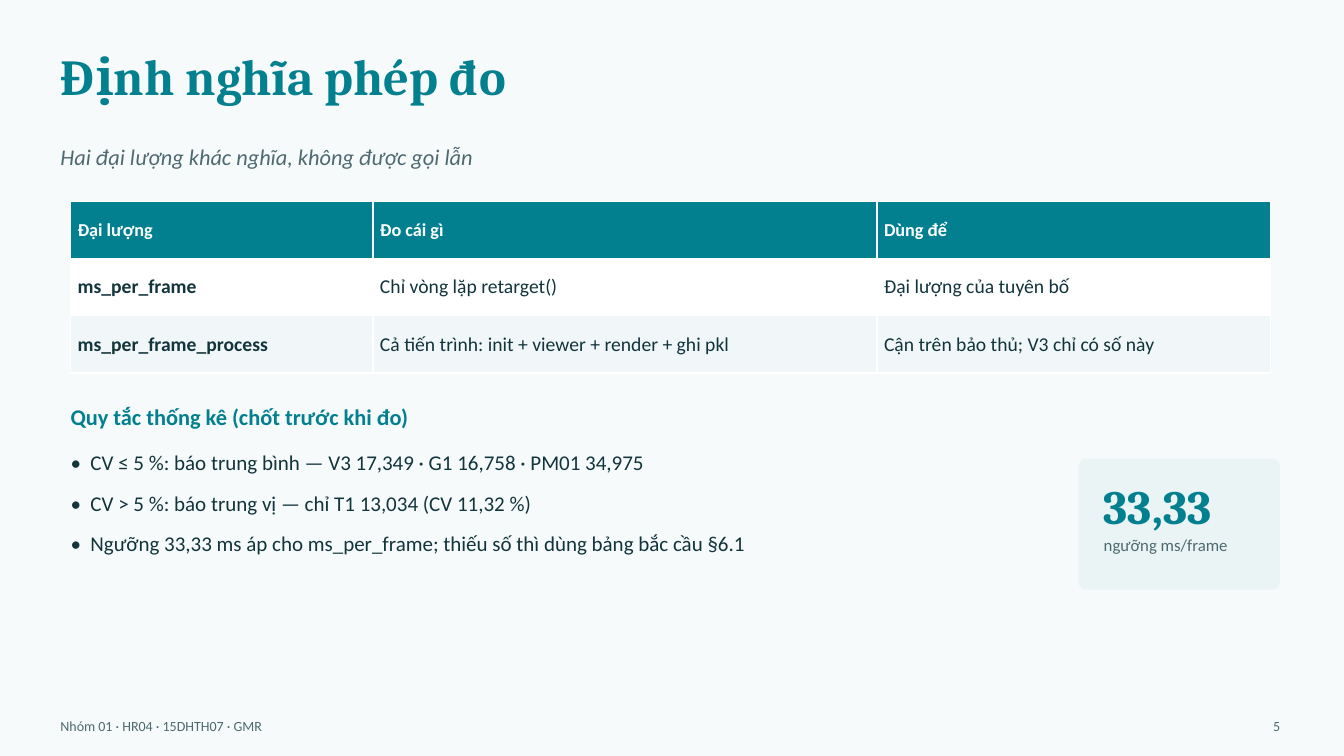
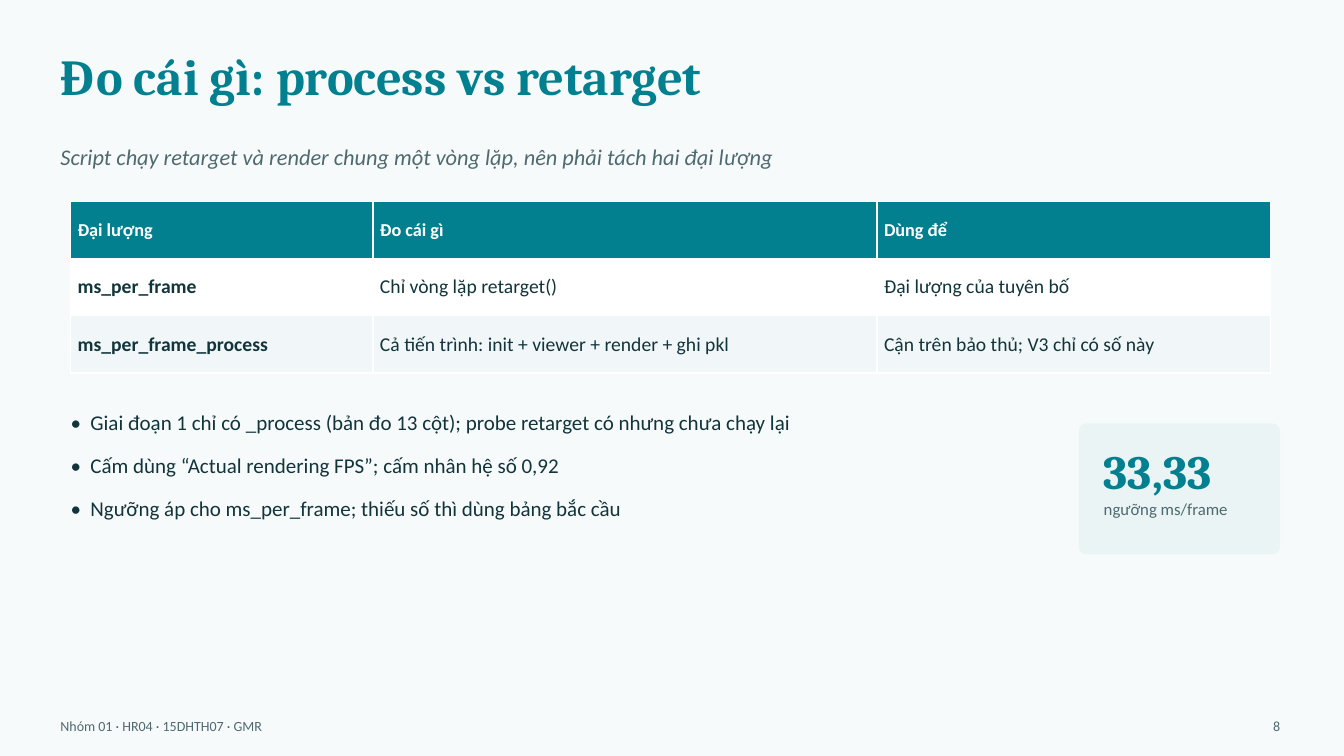
Before and after one commit to mtzwyu/GMR-Humanoid-Retargeting-Benchmark, a slide deck: slide 8 of report/slides.pptx (slide 5 before the commit). Drawn at 1344x756 pixels with LibreOffice and Linux fonts; fonts in the diff are those of the drawing. Boxes give left, top, right and bottom in pixels: in the first picture for what was removed or moved away, otherwise in the second. Text is boxed around its words. In the diff, an @@ line names an element or a change of style, - is before the commit and + after.

```diff
--- a/report/slides.pptx
+++ b/report/slides.pptx
@@ text at box(60, 59, 702, 106): text changed @@
-Định nghĩa phép đo
+Đo cái gì: process vs retarget
@@ text at box(60, 149, 773, 169): text changed @@
-Hai đại lượng khác nghĩa, không được gọi lẫn
+Script chạy retarget và render chung một vòng lặp, nên phải tách hai đại lượng
@@ text removed at box(71, 406, 408, 429) @@
-Quy tắc thống kê (chốt trước khi đo)
@@ text at box(90, 415, 790, 520): text changed @@
-• CV ≤ 5 %: báo trung bình — V3 17,349 · G1 16,758 · PM01 34,975
-• CV > 5 %: báo trung vị — chỉ T1 13,034 (CV 11,32 %)
-• Ngưỡng 33,33 ms áp cho ms_per_frame; thiếu số thì dùng bảng bắc cầu §6.1
+• Giai đoạn 1 chỉ có _process (bản đo 13 cột); probe retarget có nhưng chưa chạy lại
+• Cấm dùng “Actual rendering FPS”; cấm nhân hệ số 0,92
+• Ngưỡng áp cho ms_per_frame; thiếu số thì dùng bảng bắc cầu
@@ 2 texts, 1 rounded rectangle: place and size @@
-2 texts, 1 rounded rectangle at box(1079, 459, 1280, 590)
+2 texts, 1 rounded rectangle at box(1079, 423, 1280, 555)
@@ text at box(1273, 721, 1280, 731): text changed @@
-5
+8
```
Also in this commit, not shown: 8 other slides changed, 6 slides added, 6 slides removed, 6 other files.
